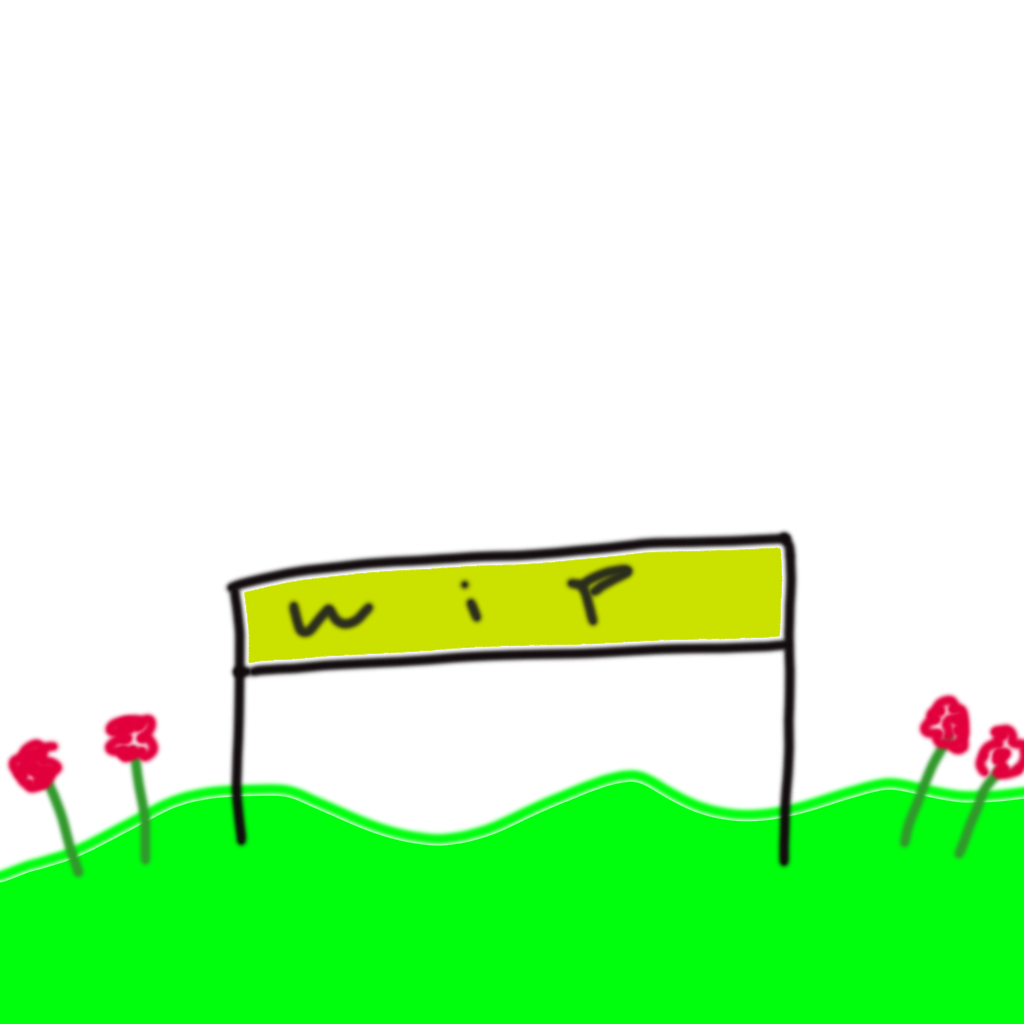
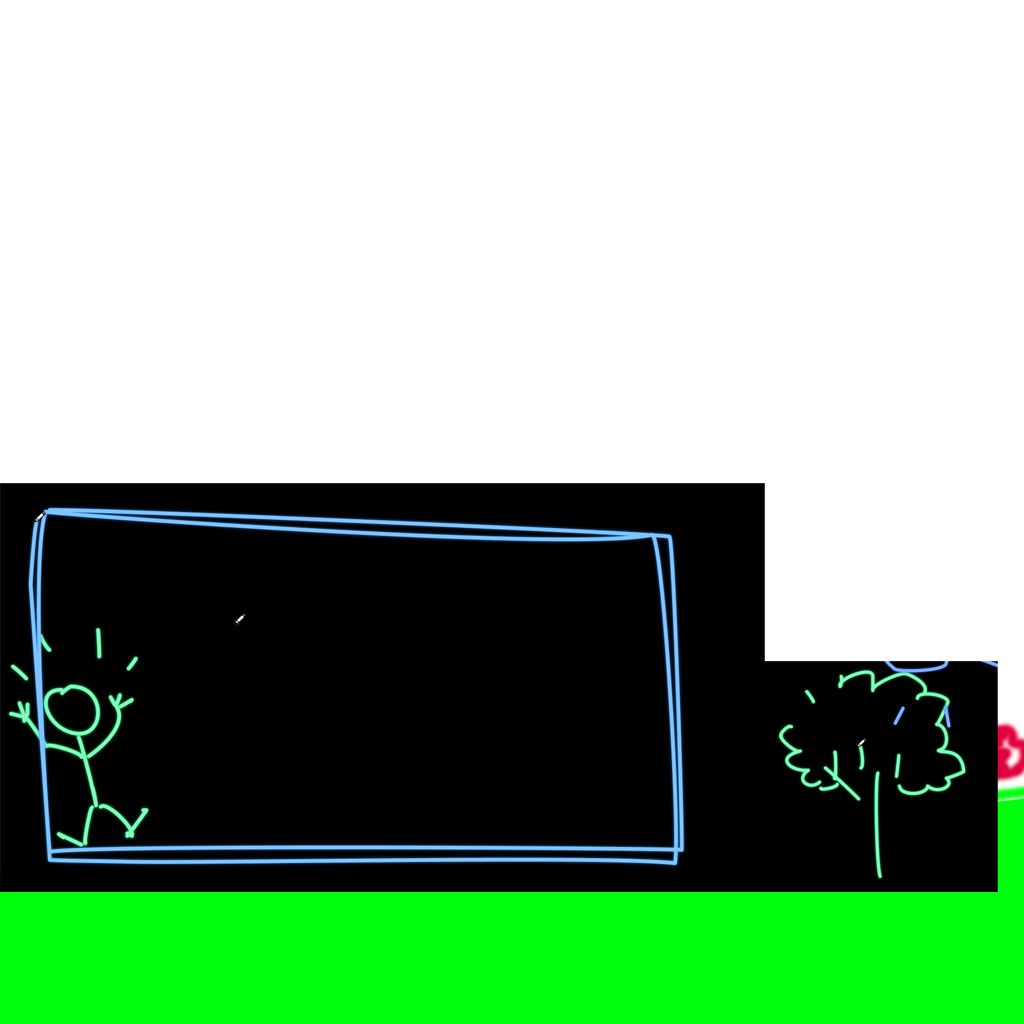
Layers edited between the first and the second 1024px x 1024px image:
renamed "Caution" to "Слой 2", painted on it over (0, 483, 998, 892)
